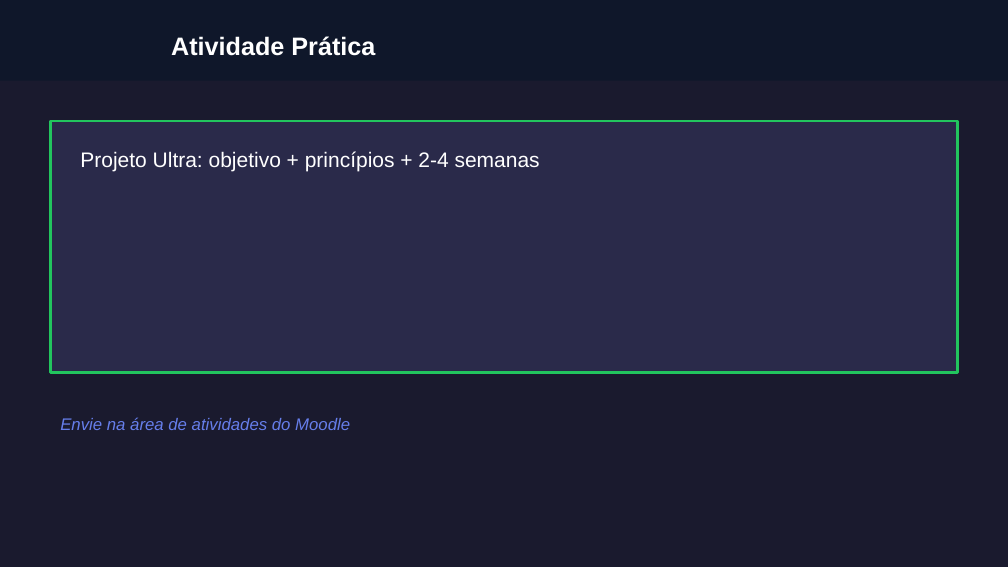
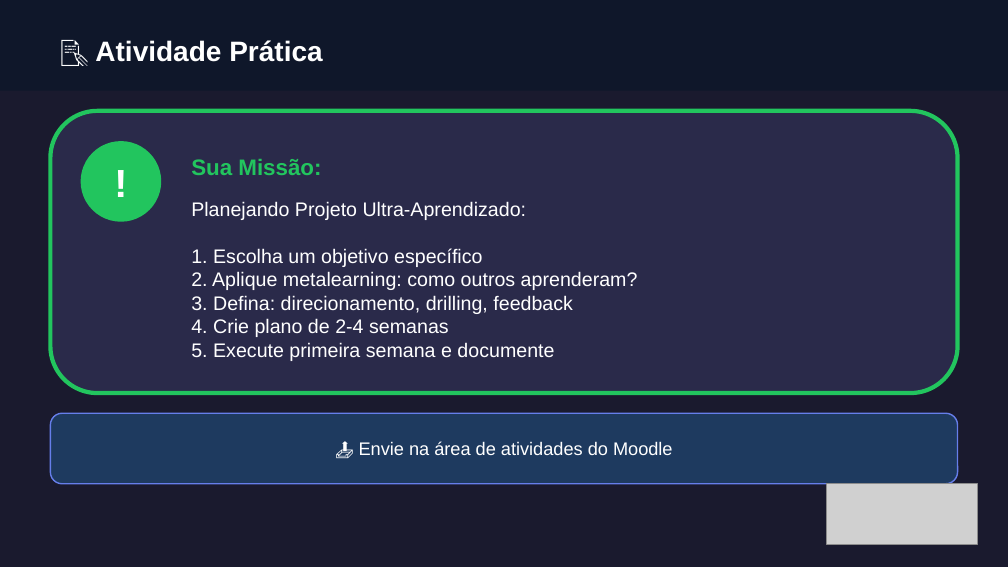
Before and after one commit to almirmeira/educa-com-talento, a slide deck: slide 8 of apresentacoes/foco-produtividade/aula-28-ultra-aprendizado.pptx. Drawn at 1008x567 pixels with LibreOffice and Linux fonts; fonts in the diff are those of the drawing; grey boxes stand for pictures. Boxes give left, top, right and bottom in pixels: in the first picture for what was removed or moved away, otherwise in the second. Text is boxed around its words. In the diff, an @@ line names an element or a change of style, - is before the commit and + after.

```diff
--- a/apresentacoes/foco-produtividade/aula-28-ultra-aprendizado.pptx
+++ b/apresentacoes/foco-produtividade/aula-28-ultra-aprendizado.pptx
@@ rectangle: place and size @@
-rectangle at <box>0,0,1008,81</box>
+rectangle at <box>0,0,1008,91</box>
@@ text at <box>95,40,322,62</box>: text changed; size 18 to 20 pt @@
-Atividade Prática
+📝 Atividade Prática
@@ rounded rectangle added at <box>50,111,958,393</box>, fill #2A2A4A, outline #22C55E 3 pt @@
@@ rectangle removed at <box>50,121,958,373</box> @@
@@ ellipse added at <box>81,141,161,222</box>, fill #22C55E @@
@@ text removed at <box>80,151,540,171</box> @@
-Projeto Ultra: objetivo + princípios + 2-4 semanas
@@ text added at <box>81,151,161,212</box>, 28 pt, text #FFFFFF, bold @@
+!
@@ text added at <box>191,159,321,175</box>, 16 pt, text #22C55E, bold @@
+Sua Missão:
@@ text added at <box>191,201,638,361</box>, 14 pt, text #FFFFFF @@
+Planejando Projeto Ultra-Aprendizado:
+1. Escolha um objetivo específico
+2. Aplique metalearning: como outros aprenderam?
+3. Defina: direcionamento, drilling, feedback
+4. Crie plano de 2-4 semanas
+5. Execute primeira semana e documente
@@ rounded rectangle added at <box>50,413,958,484</box>, fill #1E3A5F, outline #667EEA 1 pt @@
@@ text at <box>359,441,673,455</box>: text changed; size 12 to 13 pt; text colour #667EEA to #FFFFFF; italic off @@
-Envie na área de atividades do Moodle
+📤 Envie na área de atividades do Moodle
@@ picture added at <box>827,484,978,544</box> @@
```
Also in this commit, not shown: 8 other slides changed, 27 other files.
